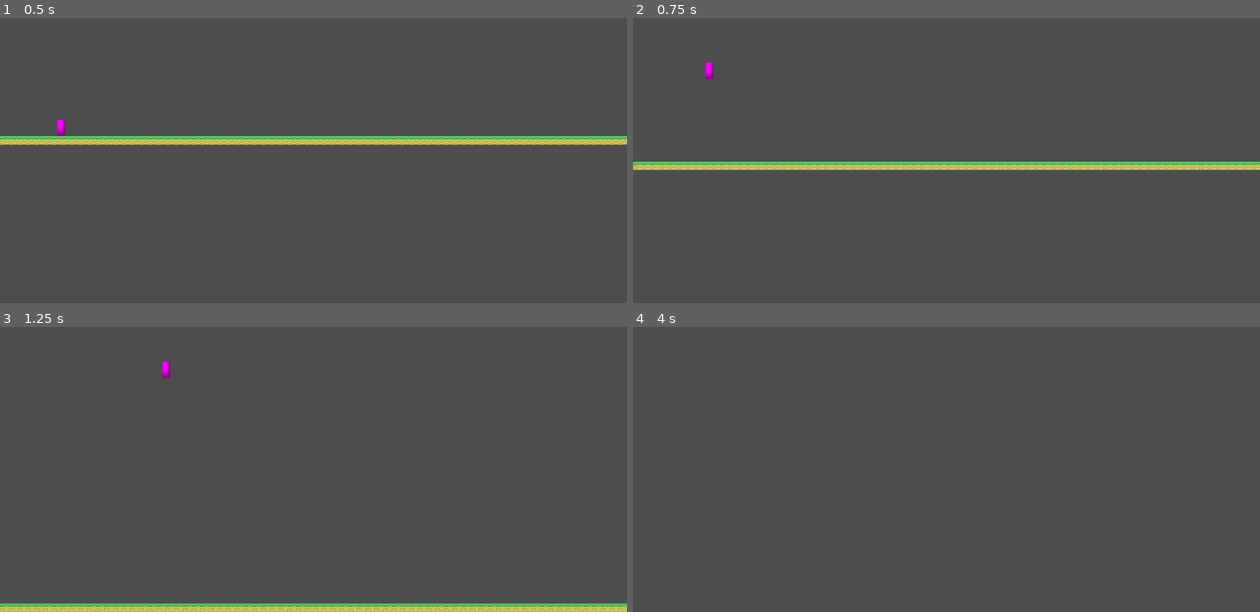
Above: before the commit, frames 1-4 (two rows, left to right).
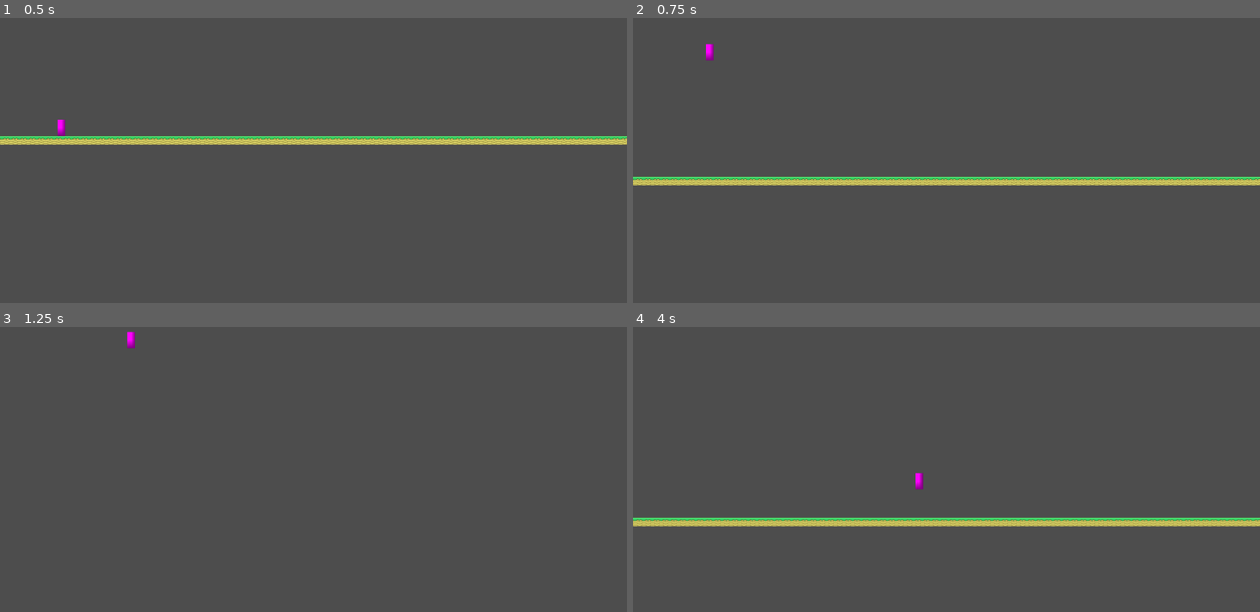
Above: after the commit, the same moments.

Repository: zhao1306/Antigame-Platformer
Game: Godot game, scene res://node_2d.tscn
The game is run twice, just before and just after one commit, with the same random seed, the same clock (stepped at 60 frames per second) and the same inputs.
Inputs:
- Up to frame 1 (0.5 s): no input
- Up to frame 2 (0.75 s): tap Enter (ui_accept) at 0.5 s; hold Right (ui_right) from 0.53 s (still down); tap J at 0.6 s
- Up to frame 3 (1.25 s): keep holding Right (ui_right); tap Enter (ui_accept) at 0.77 s
- Up to frame 4 (4 s): tap K at 1.35, 2.85 s; tap Enter (ui_accept) at 1.52, 3.02, 3.77 s; release Right (ui_right) at 2.03 s; hold Left (ui_left) 2.03-2.78 s; tap J at 2.1, 3.6 s; hold Right (ui_right) from 2.78 s (still down)

Frame 1 is identical in both runs. In frame 2, 6.2% of the frame differs, in the area x 0-100%, y 9-59%; in frame 3, 3.2%; in frame 4, 3.4%.

Commit message:
gravity fix

Diff:
--- a/player.gd
+++ b/player.gd
@@ -147,26 +147,28 @@
 
 	# Momentum gathering - acceleration scales with time_scale, but max speed does not
 	# On ground: clamp to max speed (don't retain momentum above cap)
-	# In air: retain momentum (don't clamp)
+	# In air: only accelerate if below max speed, but don't clamp if above (retain momentum)
 	if direction != 0.0:
 		if direction > 0:  # Moving right
 			if directional_snap:
 				velocity.x = current_max_speed
 			else:
-				# Scale acceleration by time_scale (but max speed stays constant)
-				velocity.x += acceleration * scaled_delta
-				# Clamp to max speed only if on ground
-				if is_on_floor():
+				# Only accelerate if below max speed (applies to both ground and air)
+				if velocity.x < current_max_speed:
+					# Scale acceleration by time_scale (but max speed stays constant)
+					velocity.x += acceleration * scaled_delta
 					velocity.x = min(velocity.x, current_max_speed)
+				# If already at/above max speed, momentum is retained (especially in air)
 		else:  # Moving left
 			if directional_snap:
 				velocity.x = -current_max_speed
 			else:
-				# Scale acceleration by time_scale (but max speed stays constant)
-				velocity.x -= acceleration * scaled_delta
-				# Clamp to max speed only if on ground
-				if is_on_floor():
+				# Only accelerate if above negative max speed (applies to both ground and air)
+				if velocity.x > -current_max_speed:
+					# Scale acceleration by time_scale (but max speed stays constant)
+					velocity.x -= acceleration * scaled_delta
 					velocity.x = max(velocity.x, -current_max_speed)
+				# If already at/above max speed, momentum is retained (especially in air)
 	else:
 		# No input - retain momentum in air, decelerate on ground
 		if is_on_floor():
@@ -183,15 +185,20 @@
 		# In air: momentum is retained (no deceleration, no clamping) - this is the key mechanic!
 
 	# --- Gravity (scales with time state) ---
+	# For consistent distance: time must scale by 1/time_scale
+	# Time = 2*v/g, so if v scales by time_scale, g must scale by time_scale²
+	# This makes: time = 2*(v*ts)/(g*ts²) = (2*v/g) * (1/ts) ✓
+	var gravity_time_scale = time_scale * time_scale  # time_scale²
+
 	if velocity.y > 0:
-		applied_gravity = gravity_scale * descending_gravity_factor
-	else:
-		applied_gravity = gravity_scale
-
-	# Apply gravity (scaled by time state)
+		applied_gravity = gravity_scale * descending_gravity_factor * gravity_time_scale
+	else:
+		applied_gravity = gravity_scale * gravity_time_scale
+
+	# Apply gravity (scaled by time state squared)
 	if not is_on_floor():
 		if velocity.y < applied_terminal_velocity:
-			velocity.y += applied_gravity * scaled_delta
+			velocity.y += applied_gravity * delta  # Use base delta, gravity already scaled
 		elif velocity.y > applied_terminal_velocity:
 			velocity.y = applied_terminal_velocity
 	else:
@@ -208,18 +215,20 @@
 		jump_count = 0
 
 		# Give initial velocity boost to get off the ground
-		# Scale by sqrt(time_scale) so jump height is consistent across time states
-		# This compensates for gravity scaling with time_scale
-		var initial_jump_velocity = sqrt(2.0 * gravity_scale * jump_height) * sqrt(time_scale)
+		# Scale by time_scale (not sqrt) so distance traveled is consistent
+		# This makes: distance = velocity * time = (v * ts) * (t / ts) = v * t (constant)
+		# Note: Jump height will vary (taller in slow mode, shorter in fast mode)
+		var base_jump_velocity = sqrt(2.0 * gravity_scale * jump_height)
+		var initial_jump_velocity = base_jump_velocity * time_scale
 		velocity.y = -initial_jump_velocity
 		print("Jump started! Initial velocity: ", -initial_jump_velocity, " (time_scale: ", time_scale, ")")
 
 	# Apply jump acceleration while jump key is held
 	# Only apply while ascending (velocity.y < 0) to prevent jumping while falling
 	if is_jumping and jump_hold and velocity.y < 0:
-		# Apply jump acceleration (scales with time_scale)
-		# Net acceleration = jump_acceleration - gravity (both scale with time_scale)
-		velocity.y -= jump_acceleration * scaled_delta
+		# Apply jump acceleration (scales with time_scale² to match gravity scaling)
+		# Net acceleration = jump_acceleration - gravity (both scale with time_scale²)
+		velocity.y -= jump_acceleration * gravity_time_scale * delta
 
 	# Stop jumping when jump key is released or we start falling
 	if jump_release or velocity.y >= 0:
